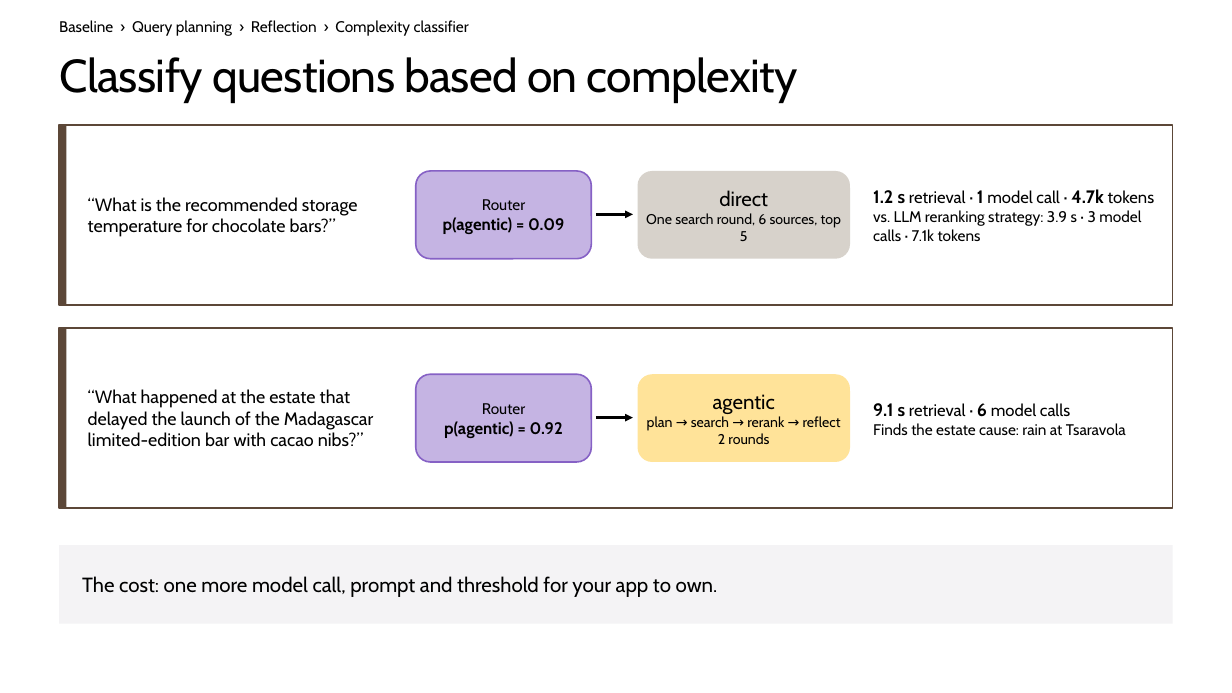
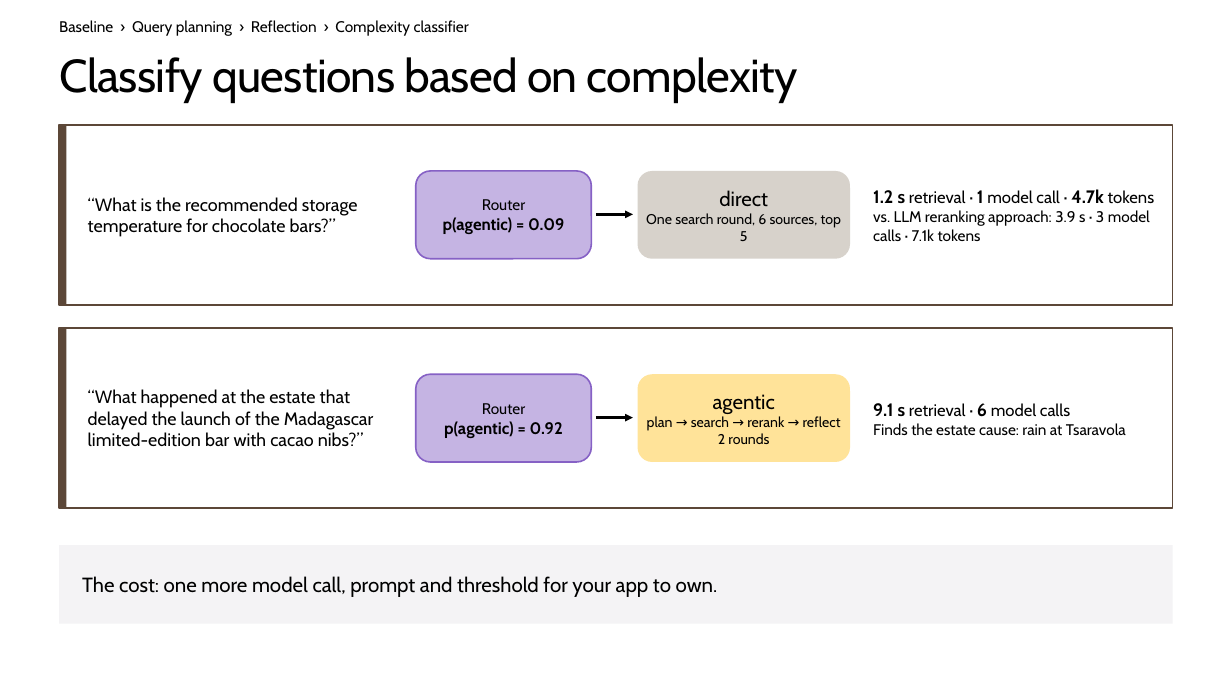
Before and after one commit to microsoft/ignite26-BRK300-building-agentic-retrieval-from-diy-to-foundry-iq, a slide deck: slide 25 of IgniteBRK300-WorkingDeck.pptx (slide 26 before the commit). Drawn at 1232x693 pixels with LibreOffice and Linux fonts; fonts in the diff are those of the drawing; background and template pictures are left out. Boxes give left, top, right and bottom in pixels: in the first picture for what was removed or moved away, otherwise in the second. Text is boxed around its words. In the diff, an @@ line names an element or a change of style, - is before the commit and + after.

```diff
--- a/IgniteBRK300-WorkingDeck.pptx
+++ b/IgniteBRK300-WorkingDeck.pptx
@@ text at (873, 210, 1150, 241): text changed @@
-vs. LLM reranking strategy: 3.9 s · 3 model calls · 7.1k tokens
+vs. LLM reranking approach: 3.9 s · 3 model calls · 7.1k tokens
```
Also in this commit, not shown: 16 other slides changed, 1 slide removed, 7 other files.
